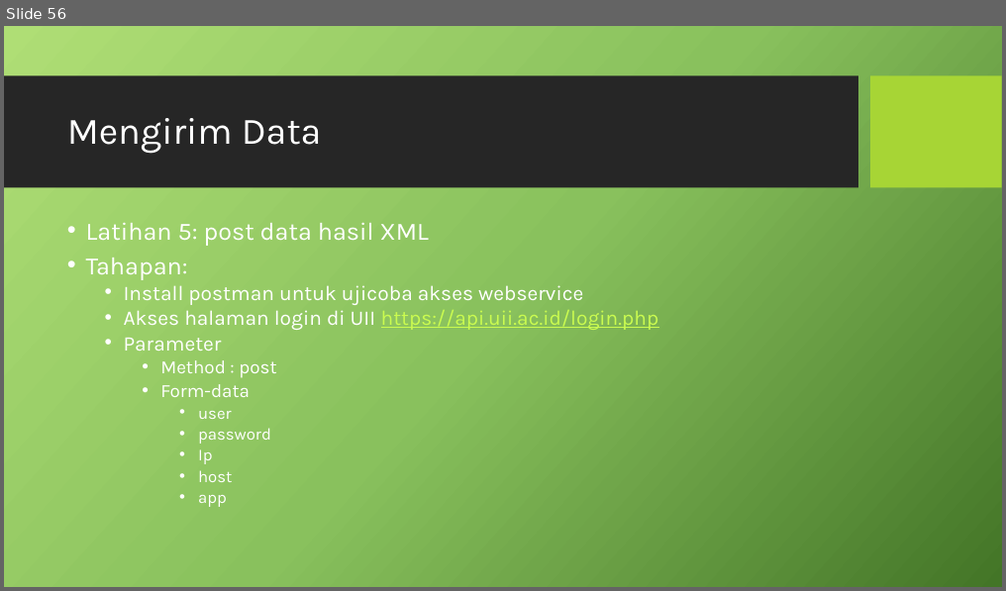
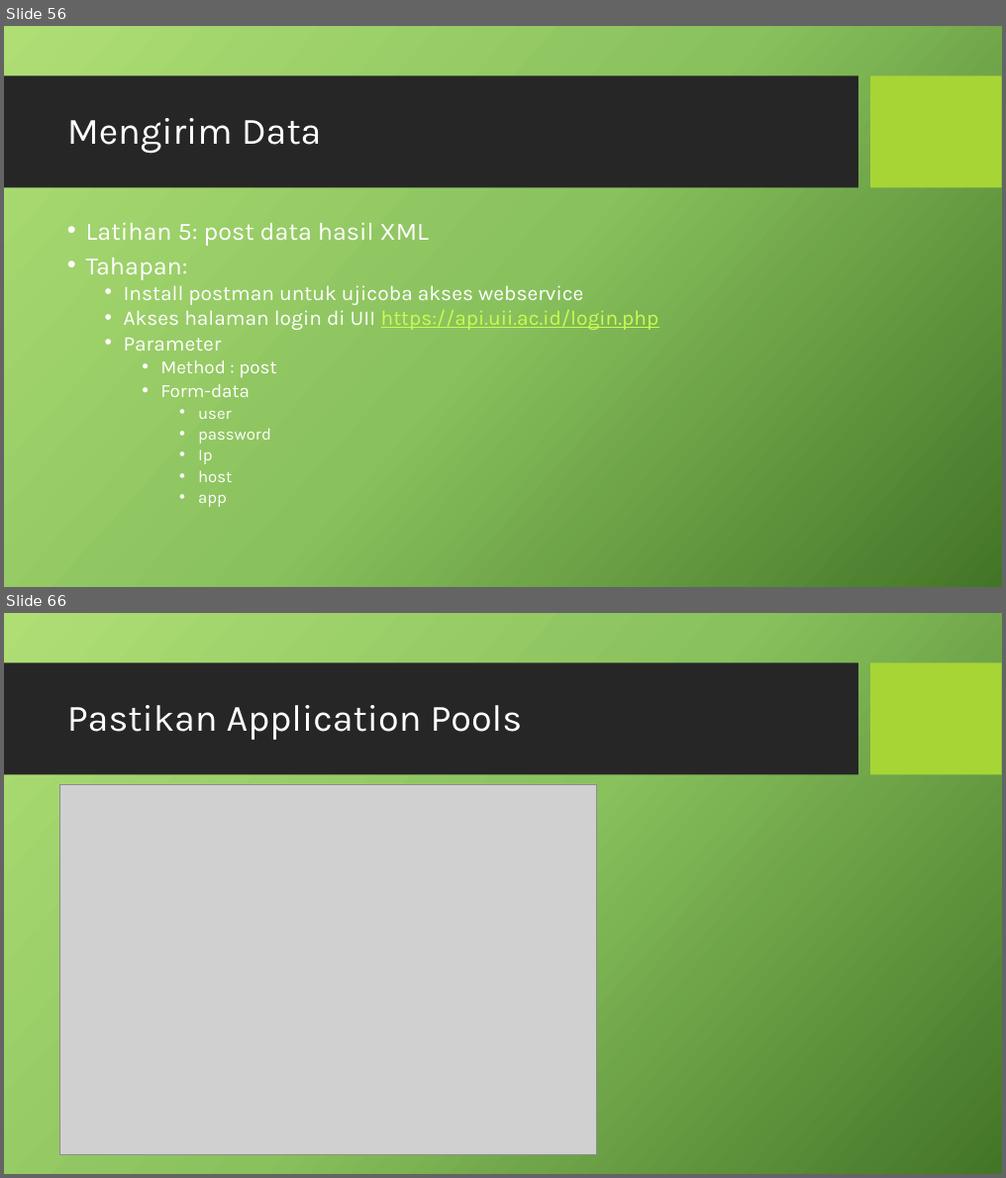
Before and after one commit to prayitna/asp.net, a slide deck: presentasi 3.pptx. Shown one above the other, each under a label of ours: slide 56 before the commit, slides 56 and 66 after it; the slides between them are not shown. The pictures are 1006x591 and 1006x1178 pixels, drawn with LibreOffice and Linux fonts; fonts in the diff are those of the drawing; grey boxes stand for pictures; background and template pictures are left out. Boxes give left, top, right and bottom in pixels: in the first picture for what was removed or moved away, otherwise in the second. Text is boxed around its words. In the diff, an @@ line names an element or a change of style, - is before the commit and + after.

```diff
--- a/presentasi 3.pptx
+++ b/presentasi 3.pptx
@@ slide 66 added at (4,613,1002,1174), background picture (left out); not listed: 2 template elements that a slide beside it also shows @@
@@ title added at (67,705,523,740), 36 pt, text #FFFFFF @@
+Pastikan Application Pools
@@ picture added at (59,784,596,1155) @@
```
Also in this commit, not shown: 2 slides changed, 10 other slides added, 1 slide removed, 3 other files.
